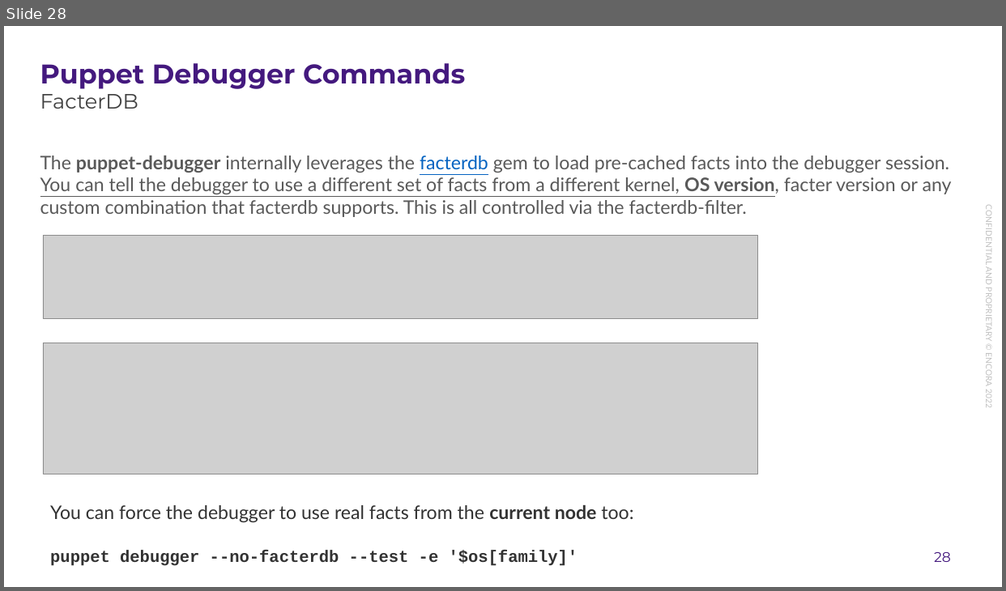
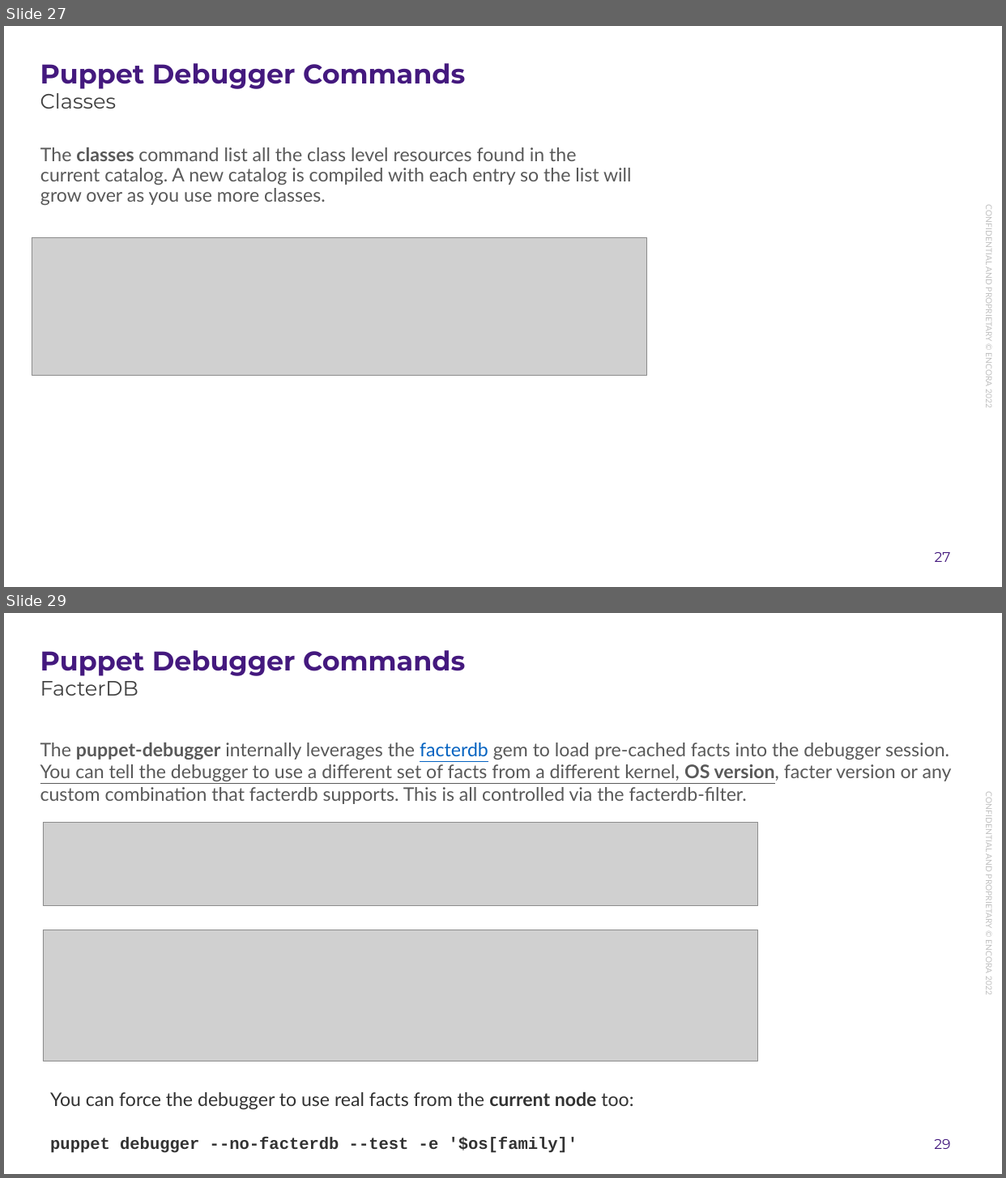
Before and after one commit to enogrob/presentation-puppet-debugger, a slide deck: docs/presentation-puppet-debugger.pptx. Shown one above the other, each under a label of ours: slide 28 before the commit, slides 27 and 29 after it; the slides between them are not shown. The pictures are 1006x591 and 1006x1178 pixels, drawn with LibreOffice and Linux fonts; fonts in the diff are those of the drawing; grey boxes stand for pictures; background and template pictures are left out. Boxes give left, top, right and bottom in pixels: in the first picture for what was removed or moved away, otherwise in the second. Text is boxed around its words. In the diff, an @@ line names an element or a change of style, - is before the commit and + after.

```diff
--- a/docs/presentation-puppet-debugger.pptx
+++ b/docs/presentation-puppet-debugger.pptx
@@ slide 27 added at bbox=[4, 26, 1002, 587], background #FFFFFF; not listed: 2 template elements that a slide beside it also shows @@
@@ title added at bbox=[40, 63, 465, 89], 26 pt, text #44197E, bold @@
+Puppet Debugger Commands
@@ subtitle added at bbox=[40, 88, 117, 109], 20 pt, text #404040 @@
+Classes
@@ text added at bbox=[40, 148, 632, 205], 18 pt, text #595959 @@
+The classes command list all the class level resources found in the current catalog. A new catalog is compiled with each entry so the list will grow over as you use more classes.
@@ picture added at bbox=[32, 238, 647, 375] @@
@@ what was slide 28 is now slide 29 @@
@@ page number at bbox=[934, 1139, 950, 1149]: text changed @@
-28
+29
```
Also in this commit, not shown: 4 slides changed, 6 other slides added, 1 other file.
